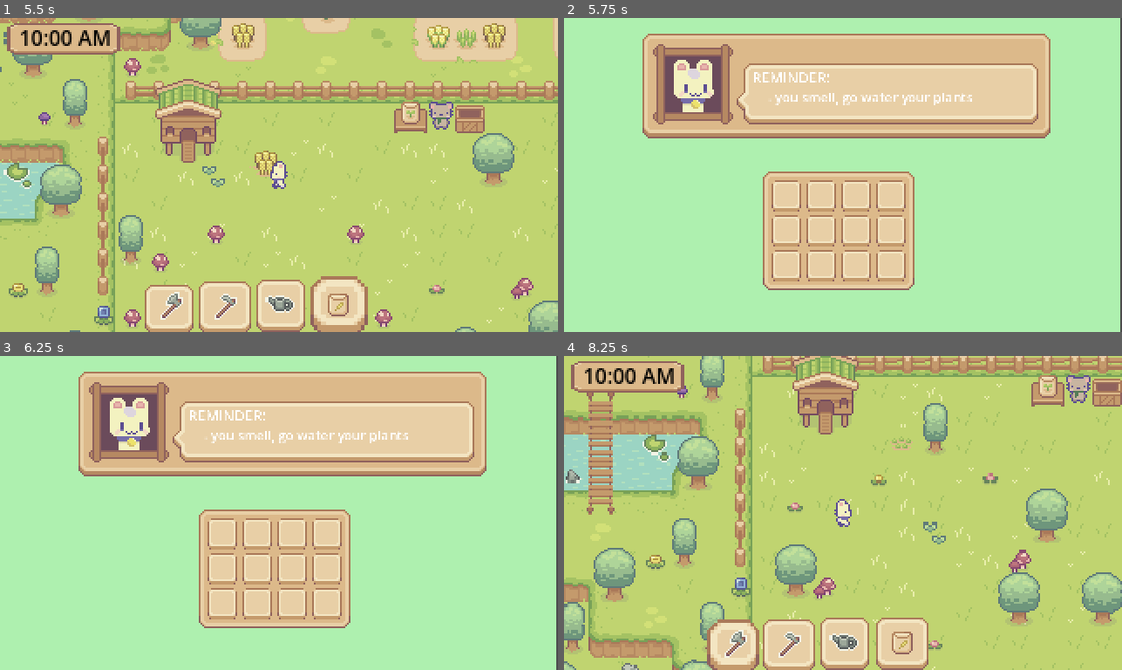
Above: before the commit, frames 1-4 (two rows, left to right).
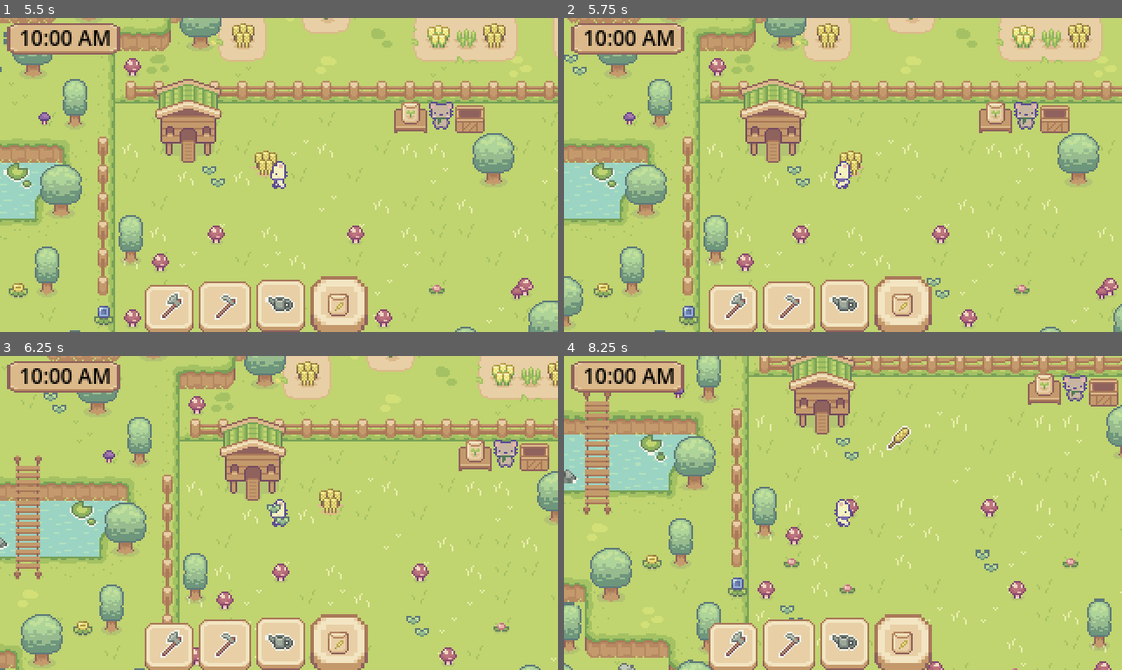
Above: after the commit, the same moments.

Repository: egd3025/everbloom
Game: Godot game, scene res://start_menu.tscn
The game is run twice, just before and just after one commit, with the same random seed, the same clock (stepped at 60 frames per second) and the same inputs.
Inputs (mouse positions are in pixels of both pictures, inside the frame that each line leads up to):
- Up to frame 1 (5.5 s): click (117, 303) at 0.5 s; click (290, 77) at 1.25 s; tap Enter at 2 s; hold Right (ui_right) 2.03-2.78 s; tap A (Plant) at 2.1, 3.05, 3.8, 4.55, 5.3 s; hold Down (ui_down) 2.78-3.53 s; tap 1 (1) at 2.85 s; hold Right (ui_right) 3.53-4.28 s; tap 2 (2) at 3.6 s; hold Up (ui_up) 4.28-5.03 s; tap 3 (3) at 4.35 s; hold Left (ui_left) from 5.03 s (still down); tap 4 (4) at 5.1 s
- Up to frame 2 (5.75 s): keep holding Left (ui_left); tap I (inventory) at 5.65 s
- Up to frame 3 (6.25 s): keep holding Left (ui_left); tap A (Plant) at 5.85 s
- Up to frame 4 (8.25 s): tap Tab (pause) at 6.4 s; release Left (ui_left) at 6.5 s; click (843, 478) at 6.52 s; hold Down (ui_down) 7.28-8.03 s; hold C (collect) 7.28-8.03 s; tap A (Plant) at 7.55 s; hold Right (ui_right) from 8.03 s (still down); tap D (till) at 8.1 s

Frame 1 is identical in both runs. In frame 2, 98% of the frame differs, in the area x 0-100%, y 0-100%; in frame 3, 99%; in frame 4, 21%.
Error after the commit: Attempt to call function 'savePlayer' in base 'null instance' on a null instance. (res://World/world.gd:64)

Commit message:
added calls to pause and inv

Diff:
--- a/EverBloom/World/world.gd
+++ b/EverBloom/World/world.gd
@@ -4,6 +4,7 @@
 @onready var world = $"."
 @onready var floor = $Floor
 @onready var player = $player
+@onready var saving_time = $"../../Saving_Time"
 #coordinate list for all the plants
 var coordList = []
 # makes a variable to recieve the signal from hotbar
@@ -51,10 +52,20 @@
 
 
 	if Input.is_action_just_pressed("pause"):
+		saving_time.savePlayer()
+		saving_time.saveTileMap()
+		saving_time.savePlants()
+		player.saveInv()
+		print("GAME SAVED")
 		get_tree().paused = not get_tree().paused
 		get_tree().change_scene_to_file("res://Pause Menu.tscn")
 
 	if Input.is_action_just_pressed("inventory"):
+		saving_time.savePlayer()
+		saving_time.saveTileMap()
+		saving_time.savePlants()
+		player.saveInv()
+		print("GAME SAVED")
 		get_tree().change_scene_to_file("res://Inventory/inventory_ui.tscn")
 
 	if event.is_action("till"):
